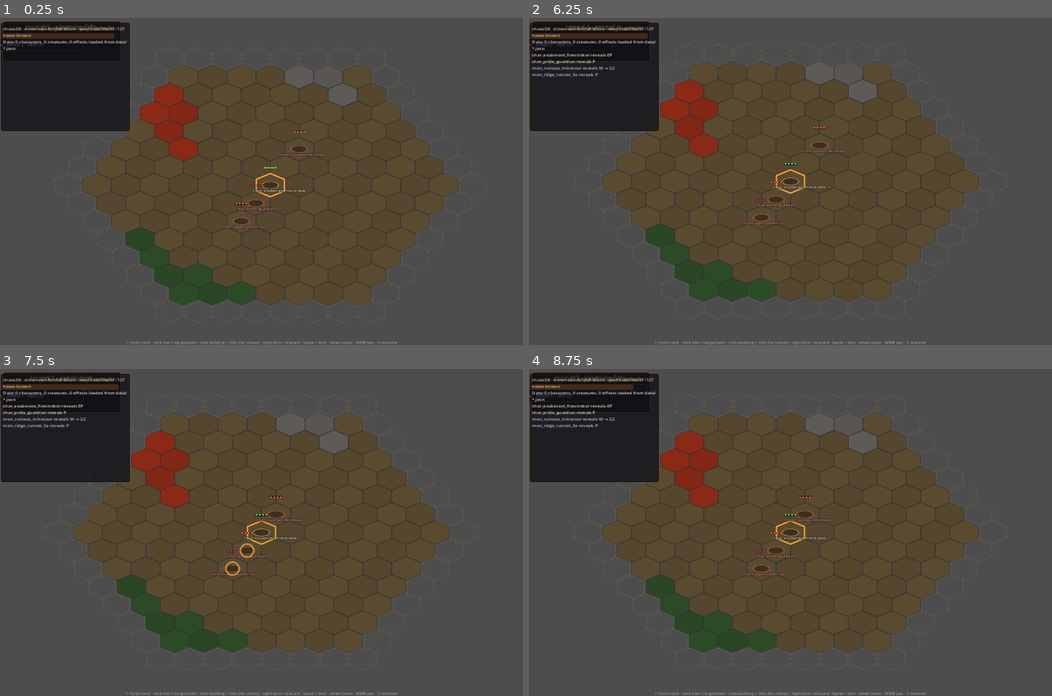
Above: before the commit, frames 1-4 (two rows, left to right).
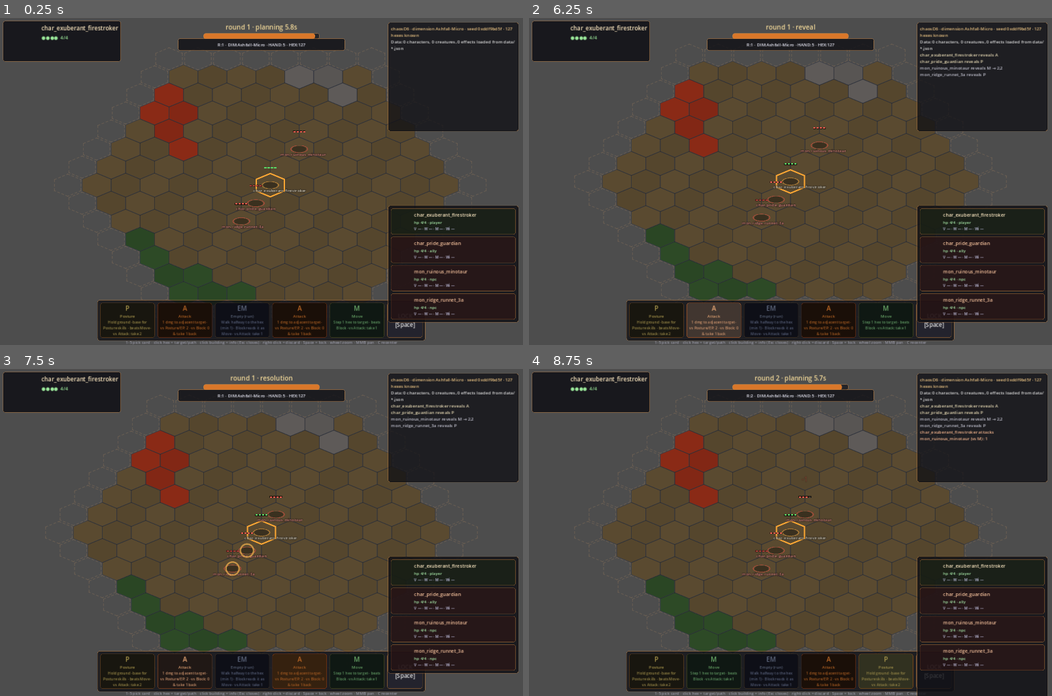
Above: after the commit, the same moments.

Repository: Galterian/Radicle
Game: Godot game, scene res://scenes/Main.tscn
Two runs of this game, one before a commit and one after it. Both use one fixed random seed, a clock stepped at 60 frames per second and the inputs below.
Inputs (mouse positions are in pixels of both pictures, inside the frame that each line leads up to):
- Up to frame 1 (0.25 s): no input
- Up to frame 2 (6.25 s): click (654, 318) at 0.52 s; click (712, 318) at 1.27 s; click (769, 318) at 2.02 s; click (827, 318) at 2.77 s; click (884, 318) at 3.52 s; click (931, 318) at 4.25 s, where only the run after the commit has a clickable "LOCK [Space]"; click (654, 318) at 5.02 s; click (712, 318) at 5.77 s
- Up to frame 3 (7.5 s): click (240, 669) at 6.52 s; click (298, 669) at 7.27 s
- Up to frame 4 (8.75 s): click (884, 669) at 8.02 s

The runs differ from the first frame. In frame 1, 32% of the frame differs, in the area x 0-100%, y 1-99%; in frame 2, 32%; in frame 3, 32%; in frame 4, 33%, in the area x 0-100%, y 1-100%.

Commit message:
Mobile HUD is now fully rendering end-to-end. Summary of what landed:
Root causes fixed
1. Hud.gd — Control-child-of-CanvasLayer wasn't getting a sized rect on Android, so anchors computed against (0,0,0,0). Added _root resize at top of _apply_layout.
2. Hud.gd — Godot 4's Control.position = Vector2(X, Y) writes the final rendered top-left (not anchor-relative like Godot 3). Every _bar.position = Vector2(-bar_w*0.5, …) call was placing the control at absolute (-443.75, …) → off-screen. Added _anchored(c, p) helper that writes offset_left/offset_top directly, and converted the key _apply_layout sites (bar, bar_bg, log_panel, hover_panel, roster_panel, status_strip, mobile_hint, mobile_piles_lbl, mobile_perms_lbl, roster_toggle, mobile_commit_btn, panel_phase).
3. NetBridge.gd + project.godot — Added chaosd6/peer_ws_url_android ProjectSetting; Android build now connects to ws://10.0.2.2:7401/ (the emulator's host alias) instead of the OCI URL that returns 404.
4. _tools/_start-mobile-peer.sh (new) — launches node game/peer.mjs bound to 127.0.0.1:7401 (WSL2 auto-forwards to Windows so emulator reaches via 10.0.2.2).
5. _tools/_install-and-shot.sh, _tools/_fresh-hud-check.sh (new) — iteration helpers for the install→launch→screencap→logcat loop.

Verified in emulator (pid 1242): hand bar at (556, 728), log at (1676, 8), status strip at (770, 8), END TURN button + roster both on-screen, peer: connected in log, game simulates (HP

Known deferred: AssetBootstrap 404s on paths containing [ chars (SummonPillar [EZ09]/…); Buffer payload full! Dropping data. floods in logcat during resolution (likely cosmetic WS backpressure). Memories updated with the Godot-4 position trap and mobile pipeline notes.

Diff:
--- a/godot/project.godot
+++ b/godot/project.godot
@@ -78,3 +78,7 @@
 renderer/rendering_method.mobile="gl_compatibility"
 textures/canvas_textures/default_texture_filter=1
 textures/vram_compression/import_etc2_astc=true
+
+[chaosd6]
+
+peer_ws_url_android="ws://10.0.2.2:7401/"
--- a/godot/scripts/Hud.gd
+++ b/godot/scripts/Hud.gd
@@ -128,6 +128,19 @@
 # gap: one line of pile counts, one line of permanent codes.
 var _mobile_piles_lbl: Label = null
 var _mobile_perms_lbl: Label = null
+# Mobile-only big floating commit button. The regular _lock_btn sits inside
+# the HBoxContainer `_bar`; if `_bar`'s position ends up off-screen (narrow
+# viewport, orientation glitch, container measurement race) the player can't
+# commit a turn at all. This independent BOTTOM_RIGHT-anchored button
+# guarantees a commit affordance on phones regardless of _bar's state.
+var _mobile_commit_btn: Button = null
+# Root Control that owns every HUD child. We hold a reference so _apply_layout
+# can force it to the current viewport size — Controls that are direct children
+# of a CanvasLayer don't automatically inherit the viewport rect on Android,
+# so without this every anchor-based child computes from a (0,0,0,0) parent
+# rect and lands off-screen top-left (visible symptom: only the top-left
+# portrait panel renders; hand bar, log, END TURN, roster all missing).
+var _root: Control = null
 # How many pixels of extra bottom padding to add on Android so the hand bar
 # clears the system gesture/nav area. Measured on a Pixel-class phone — the
 # bar's lower edge was ~40 px below the usable rect without this lift.
@@ -141,6 +154,7 @@
 	root.set_anchors_preset(Control.PRESET_FULL_RECT)
 	root.mouse_filter = Control.MOUSE_FILTER_IGNORE
 	add_child(root)
+	_root = root
 
 	# --- top-left: portrait panel
 	var panel := PanelContainer.new()
@@ -459,6 +473,24 @@
 	_roster_box.add_theme_constant_override("separation", 6)
 	_roster_panel.add_child(_roster_box)
 
+	# Mobile commit (lock) fallback — big, anchored BOTTOM_RIGHT, independent
+	# of the _bar HBoxContainer so a container-sizing glitch can't hide it.
+	# Hidden on desktop; _apply_layout flips it on when OS reports mobile.
+	_mobile_commit_btn = Button.new()
+	_mobile_commit_btn.name = "MobileCommit"
+	_mobile_commit_btn.text = "END\nTURN"
+	_mobile_commit_btn.custom_minimum_size = Vector2(96, 72)
+	_mobile_commit_btn.add_theme_font_size_override("font_size", 16)
+	_mobile_commit_btn.add_theme_stylebox_override("normal",   _box(Color(0.22, 0.14, 0.08, 0.95)))
+	_mobile_commit_btn.add_theme_stylebox_override("hover",    _box(Color(0.32, 0.20, 0.10, 0.98)))
+	_mobile_commit_btn.add_theme_stylebox_override("pressed",  _box(Color(0.45, 0.28, 0.14, 1.00)))
+	_mobile_commit_btn.add_theme_stylebox_override("disabled", _box(Color(0.14, 0.10, 0.08, 0.80)))
+	_mobile_commit_btn.add_theme_color_override("font_color", Color(1, 0.9, 0.6))
+	_mobile_commit_btn.set_anchors_preset(Control.PRESET_BOTTOM_RIGHT)
+	_mobile_commit_btn.visible = false
+	_mobile_commit_btn.pressed.connect(func(): lock_pressed.emit())
+	root.add_child(_mobile_commit_btn)
+
 	# Mobile roster toggle — a small circular button bottom-right of the slot
 	# bar that flips the roster panel visibility. Hidden on desktop (that
 	# layout has room for the roster at all times).
@@ -484,6 +516,13 @@
 	# stabilises; after that `size_changed` handles subsequent flips.
 	get_viewport().size_changed.connect(_on_viewport_resized)
 	_apply_layout()
+	# Belt-and-braces: on Android the viewport is often still a stub when
+	# _ready fires, so _apply_layout runs with a bad vp and leaves the HUD
+	# off-screen (and the defensive left-clamp drags TOP_RIGHT panels to the
+	# left edge). Schedule two more applies — one on the next frame and one
+	# ~0.6 s later — so even a slow surface warm-up resolves correctly.
+	call_deferred("_apply_layout")
+	get_tree().create_timer(0.6).timeout.connect(_apply_layout)
 	set_process(true)
 
 
@@ -534,6 +573,30 @@
 	#   portrait   (phone upright): compact half-width panels; slots scale down
 	#                               so the whole hand + LOCK fits one row.
 	var vp := get_viewport().get_visible_rect().size
+	# Bail out on a garbage viewport (Android first-boot reports (0,0) / (1,1)
+	# before the surface is laid out). Running _apply_layout with vp.x < 32
+	# would collapse SLOT_SIZE to its clamp min, position the bar at
+	# (-212, -136) → off-screen, and trip the x-clamp below which would drag
+	# every TOP_RIGHT-anchored panel to global x=0 (visible symptom: the log
+	# panel appears at the TOP-LEFT corner instead of top-right, and the hand
+	# bar / commit button / portrait never appear). _process polling will
+	# call us again once the real viewport arrives; the deferred calls in
+	# _ready also retry on the next frame + at 0.6 s.
+	if vp.x < 32 or vp.y < 32:
+		return
+	# Pin _root to the actual viewport rect. CanvasLayer isn't a Control, so a
+	# Control that's a direct child doesn't get resized to the viewport
+	# automatically on Android — its rect stays (0,0,0,0) and every
+	# anchor-based child lands off-screen top-left. PRESET_FULL_RECT would
+	# re-derive the size from the (0,0,0,0) parent rect, so clear the
+	# right/bottom anchors first and set the size explicitly.
+	if _root != null:
+		_root.anchor_left = 0.0
+		_root.anchor_top = 0.0
+		_root.anchor_right = 0.0
+		_root.anchor_bottom = 0.0
+		_root.position = Vector2.ZERO
+		_root.size = vp
 	var portrait := vp.y > vp.x
 	var mobile := OS.has_feature("mobile") or OS.has_feature("android") or OS.has_feature("ios") or vp.x < 1100
 	_is_portrait = portrait
@@ -564,40 +627,40 @@
 	if _panel_phase != null:
 		if portrait or mobile:
 			_panel_phase.set_anchors_preset(Control.PRESET_TOP_RIGHT)
-			_panel_phase.position = Vector2(-minf(vp.x * 0.44 + 4, 200), 8)
+			_anchored(_panel_phase, Vector2(-minf(vp.x * 0.44 + 4, 200), 8))
 			_panel_phase.custom_minimum_size = Vector2(minf(vp.x * 0.44, 192), 0)
 		else:
 			_panel_phase.set_anchors_preset(Control.PRESET_CENTER_TOP)
-			_panel_phase.position = Vector2(-160, 12)
+			_anchored(_panel_phase, Vector2(-160, 12))
 			_panel_phase.custom_minimum_size = Vector2(320, 0)
 	if _log_panel != null:
 		if portrait:
 			_log_panel.set_anchors_preset(Control.PRESET_TOP_RIGHT)
-			_log_panel.position = Vector2(-(vp.x * 0.5 + 4), 120)
+			_anchored(_log_panel, Vector2(-(vp.x * 0.5 + 4), 120))
 			_log_panel.custom_minimum_size = Vector2(vp.x * 0.5 - 12, minf(vp.y * 0.28, 180))
 		elif mobile:
 			# Landscape phone: a narrower log so there's room for the hex board.
 			# Cap at 30% height so the bigger mobile font doesn't push the log
 			# into the roster below it.
 			_log_panel.set_anchors_preset(Control.PRESET_TOP_RIGHT)
-			_log_panel.position = Vector2(-minf(vp.x * 0.33, 320) - 4, 8)
+			_anchored(_log_panel, Vector2(-minf(vp.x * 0.33, 320) - 4, 8))
 			_log_panel.custom_minimum_size = Vector2(minf(vp.x * 0.33, 320), minf(vp.y * 0.3, 180))
 		else:
 			_log_panel.set_anchors_preset(Control.PRESET_TOP_RIGHT)
-			_log_panel.position = Vector2(-372, 12)
+			_anchored(_log_panel, Vector2(-372, 12))
 			_log_panel.custom_minimum_size = Vector2(360, 300)
 	if _hover_panel != null:
 		if portrait:
-			_hover_panel.position = Vector2(-(vp.x * 0.5 + 4), 316)
+			_anchored(_hover_panel, Vector2(-(vp.x * 0.5 + 4), 316))
 			_hover_panel.custom_minimum_size = Vector2(vp.x * 0.5 - 12, 0)
 		elif mobile:
 			# Below the log panel (new mobile log height 0.3*vp.y / 180).
 			_hover_panel.set_anchors_preset(Control.PRESET_TOP_RIGHT)
-			_hover_panel.position = Vector2(-minf(vp.x * 0.33, 320) - 4, minf(vp.y * 0.3, 180) + 16)
+			_anchored(_hover_panel, Vector2(-minf(vp.x * 0.33, 320) - 4, minf(vp.y * 0.3, 180) + 16))
 			_hover_panel.custom_minimum_size = Vector2(minf(vp.x * 0.33, 320), 0)
 		else:
 			_hover_panel.set_anchors_preset(Control.PRESET_TOP_RIGHT)
-			_hover_panel.position = Vector2(-372, 320)
+			_anchored(_hover_panel, Vector2(-372, 320))
 			_hover_panel.custom_minimum_size = Vector2(360, 0)
 	if _obj_panel != null:
 		if portrait or mobile:
@@ -609,20 +672,20 @@
 	if _roster_panel != null:
 		if portrait:
 			_roster_panel.set_anchors_preset(Control.PRESET_BOTTOM_RIGHT)
-			_roster_panel.position = Vector2(-(vp.x * 0.5 + 4), -(SLOT_SIZE.y + 20) - 160)
+			_anchored(_roster_panel, Vector2(-(vp.x * 0.5 + 4), -(SLOT_SIZE.y + 20) - 160))
 			_roster_panel.custom_minimum_size = Vector2(vp.x * 0.5 - 12, 0)
 		elif mobile:
 			# Hidden by default; the floating ☰ toggle below reveals it. The
 			# roster is still full-width when shown so the player can read
 			# names/HP/perms without squinting.
 			_roster_panel.set_anchors_preset(Control.PRESET_BOTTOM_RIGHT)
-			_roster_panel.position = Vector2(-minf(vp.x * 0.5, 340), -(SLOT_SIZE.y + 20) - 240)
+			_anchored(_roster_panel, Vector2(-minf(vp.x * 0.5, 340), -(SLOT_SIZE.y + 20) - 240))
 			_roster_panel.custom_minimum_size = Vector2(minf(vp.x * 0.5 - 12, 340), 0)
 			if _roster_panel.visible == true and _last_viewport_size == Vector2i.ZERO:
 				_roster_panel.visible = false
 		else:
 			_roster_panel.set_anchors_preset(Control.PRESET_BOTTOM_RIGHT)
-			_roster_panel.position = Vector2(-372, -(SLOT_SIZE.y + 20) - 268)
+			_anchored(_roster_panel, Vector2(-372, -(SLOT_SIZE.y + 20) - 268))
 			_roster_panel.custom_minimum_size = Vector2(360, 0)
 	# Re-apply slot sizes to the (already-built) buttons so the shrink/grow
 	# propagates. SLOT_SIZE changed above; the Button nodes keep whichever
@@ -645,12 +708,12 @@
 	var safe_bottom: float = MOBILE_SAFE_BOTTOM if (OS.has_feature("mobile") or OS.has_feature("android") or OS.has_feature("ios")) else 0.0
 	if _bar != null:
 		var bar_w := SLOT_SIZE.x * 5 + (SLOT_SIZE.x * 0.65) + SLOT_GAP * 5
-		_bar.position = Vector2(-bar_w * 0.5, -(SLOT_SIZE.y + 20) - safe_bottom)
+		_anchored(_bar, Vector2(-bar_w * 0.5, -(SLOT_SIZE.y + 20) - safe_bottom))
 		# Backdrop follows the bar with ~8px padding so a transparent slot can
 		# never hide the hand entirely.
 		if _bar_bg != null:
 			var pad := 8.0
-			_bar_bg.position = Vector2(-bar_w * 0.5 - pad, -(SLOT_SIZE.y + 20) - pad - safe_bottom)
+			_anchored(_bar_bg, Vector2(-bar_w * 0.5 - pad, -(SLOT_SIZE.y + 20) - pad - safe_bottom))
 			_bar_bg.custom_minimum_size = Vector2(bar_w + pad * 2, SLOT_SIZE.y + pad * 2)
 			_bar_bg.size = _bar_bg.custom_minimum_size
 	# Mobile piles + perms strips stack right above the hand bar. Hidden on
@@ -658,10 +721,10 @@
 	var _is_mobile_now := OS.has_feature("mobile") or OS.has_feature("android") or OS.has_feature("ios")
 	if _mobile_piles_lbl != null:
 		_mobile_piles_lbl.visible = _is_mobile_now
-		_mobile_piles_lbl.position = Vector2(-280, -(SLOT_SIZE.y + 20) - safe_bottom - 16)
+		_anchored(_mobile_piles_lbl, Vector2(-280, -(SLOT_SIZE.y + 20) - safe_bottom - 16))
 	if _mobile_perms_lbl != null:
 		_mobile_perms_lbl.visible = _is_mobile_now and _mobile_perms_lbl.text != ""
-		_mobile_perms_lbl.position = Vector2(-280, -(SLOT_SIZE.y + 20) - safe_bottom - 30)
+		_anchored(_mobile_perms_lbl, Vector2(-280, -(SLOT_SIZE.y + 20) - safe_bottom - 30))
 	if _hint != null:
 		_hint.visible = not portrait and not mobile
 		if _hint.visible:
@@ -676,10 +739,10 @@
 		var strip_w := minf(vp.x * 0.6, 460.0)
 		_status_strip.custom_minimum_size = Vector2(strip_w, 0)
 		var strip_y := 8.0 if (portrait or mobile) else 56.0
-		_status_strip.position = Vector2(-strip_w * 0.5, strip_y)
+		_anchored(_status_strip, Vector2(-strip_w * 0.5, strip_y))
 	if _mobile_hint != null:
 		_mobile_hint.set_anchors_preset(Control.PRESET_CENTER_BOTTOM)
-		_mobile_hint.position = Vector2(-180, -(SLOT_SIZE.y + 20) - safe_bottom - 44)
+		_anchored(_mobile_hint, Vector2(-180, -(SLOT_SIZE.y + 20) - safe_bottom - 44))
 		var on_mobile := OS.has_feature("mobile") or OS.has_feature("android") or OS.has_feature("ios")
 		if not on_mobile:
 			_mobile_hint.visible = false
@@ -688,32 +751,44 @@
 	# can tap an entry to activate it (the toggle still lets them hide it).
 	if _roster_toggle != null:
 		_roster_toggle.visible = portrait or mobile
-		_roster_toggle.position = Vector2(-56, -(SLOT_SIZE.y + 20) - safe_bottom - 56)
+		_anchored(_roster_toggle, Vector2(-56, -(SLOT_SIZE.y + 20) - safe_bottom - 56))
 	if mobile and _roster_panel != null:
 		_roster_panel.visible = true
+	# Mobile commit (lock) fallback: anchored BOTTOM_RIGHT, placed to the LEFT
+	# of the roster toggle so neither covers the other and both clear the hand
+	# bar. Hidden on desktop (the in-bar _lock_btn handles that path).
+	if _mobile_commit_btn != null:
+		_mobile_commit_btn.visible = portrait or mobile
+		_anchored(_mobile_commit_btn, Vector2(-(96 + 56 + 12), -(SLOT_SIZE.y + 20) - safe_bottom - 76))
 	# Mobile log font bump — the 12-pt default is unreadable on a phone and
 	# collides visually with the roster. Keep desktop at 12.
 	if _log != null:
 		_log.add_theme_font_size_override("normal_font_size", 16 if (portrait or mobile) else 12)
-	# Defensive clamps — on narrow viewports the panels' negative x offsets
-	# can leave their final rect under 0 on the left edge. Enforce x >= 0
-	# (phase panel >= 8) so no panel spills off-screen.
+	# Defensive clamps — only pull a panel back on-screen when its RIGHT edge
+	# is still off the left side of the viewport. The previous version
+	# clamped on `position.x < 0`, which on Android fired every time
+	# _apply_layout ran before the viewport settled: a TOP_RIGHT-anchored
+	# panel with offset_left=-324 and parent.right≈0 had position.x = -324,
+	# so the clamp bumped position.x += 324, forcing the control to global
+	# x=0 (TOP-LEFT) permanently. The vp.x < 32 early-return above now
+	# prevents that case; this clamp only catches the rare "panel wider than
+	# viewport" overflow.
 	if _log_panel != null:
 		var lp_rect := _log_panel.get_global_rect()
-		if lp_rect.position.x < 0.0:
-			_log_panel.position.x += (0.0 - lp_rect.position.x)
+		if lp_rect.position.x + lp_rect.size.x < 32.0:
+			_log_panel.position.x += (32.0 - (lp_rect.position.x + lp_rect.size.x))
 	if _hover_panel != null:
 		var hv_rect := _hover_panel.get_global_rect()
-		if hv_rect.position.x < 0.0:
-			_hover_panel.position.x += (0.0 - hv_rect.position.x)
+		if hv_rect.position.x + hv_rect.size.x < 32.0:
+			_hover_panel.position.x += (32.0 - (hv_rect.position.x + hv_rect.size.x))
 	if _roster_panel != null:
 		var rp_rect := _roster_panel.get_global_rect()
-		if rp_rect.position.x < 0.0:
-			_roster_panel.position.x += (0.0 - rp_rect.position.x)
+		if rp_rect.position.x + rp_rect.size.x < 32.0:
+			_roster_panel.position.x += (32.0 - (rp_rect.position.x + rp_rect.size.x))
 	if _panel_phase != null:
 		var pp_rect := _panel_phase.get_global_rect()
-		if pp_rect.position.x < 8.0:
-			_panel_phase.position.x += (8.0 - pp_rect.position.x)
+		if pp_rect.position.x + pp_rect.size.x < 32.0:
+			_panel_phase.position.x += (32.0 - (pp_rect.position.x + pp_rect.size.x))
 	# Boot-time diagnostic: every major panel's absolute rect so adb logcat
 	# makes mis-positioning obvious.
 	print("[Hud] bar=", _bar.get_global_rect() if _bar else "nil",
@@ -729,6 +804,19 @@
 	if mi == null:
 		return
 
+
+# ------------------------------------------------------------------ anchored position
+
+# Set a Control's position in anchor-relative terms (i.e. offset from the
+# anchor origin, which is Godot 3's `.position` semantics). In Godot 4 the
+# plain `.position` setter writes to the final rendered top-left (not the
+# anchor-relative offset), so a `.position = Vector2(-bar_w*0.5, -SLOT_H)`
+# that was correct in the original codebase lands the control at absolute
+# (-bar_w*0.5, -SLOT_H) → off-screen top-left on Android. Writing offset_left
+# / offset_top restores the anchor-relative behavior the code expects.
+static func _anchored(c: Control, p: Vector2) -> void:
+	c.offset_left = p.x
+	c.offset_top = p.y
 
 # ------------------------------------------------------------------ element emission
 
--- a/godot/scripts/NetBridge.gd
+++ b/godot/scripts/NetBridge.gd
@@ -60,11 +60,15 @@
 	var proj: Variant = ProjectSettings.get_setting("chaosd6/peer_ws_url", "")
 	if typeof(proj) == TYPE_STRING and String(proj) != "":
 		return String(proj)
-	# On Android we don't have a local Node launcher — fall back to the
-	# always-on OCI chaosD6 peer. (Follow-up: run start-all.mjs on OCI so
-	# this URL actually serves. Until then, Android connects to the local
-	# dev host set in CHAOSD6_PEER_WS.)
+	# On Android we don't have a local Node launcher. Prefer an explicit
+	# Android override from ProjectSettings (chaosd6/peer_ws_url_android);
+	# dev builds point it at ws://10.0.2.2:7401/ so the emulator reaches the
+	# WSL host peer. If unset, fall back to the OCI URL (which currently
+	# 404s until start-all.mjs runs there).
 	if OS.get_name() == "Android":
+		var android_url: Variant = ProjectSettings.get_setting("chaosd6/peer_ws_url_android", "")
+		if typeof(android_url) == TYPE_STRING and String(android_url) != "":
+			return String(android_url)
 		return "wss://92-5-138-121.sslip.io/peer"
 	# Default: first local peer the launcher spawns.
 	return "ws://127.0.0.1:7401/"
Not shown, changed: godot/export_presets.cfg
Not shown, added: _tools/_check-mobile.sh
Not shown, added: _tools/_fresh-hud-check.sh
Not shown, added: _tools/_install-and-shot.sh
Not shown, added: _tools/_start-mobile-peer.sh
